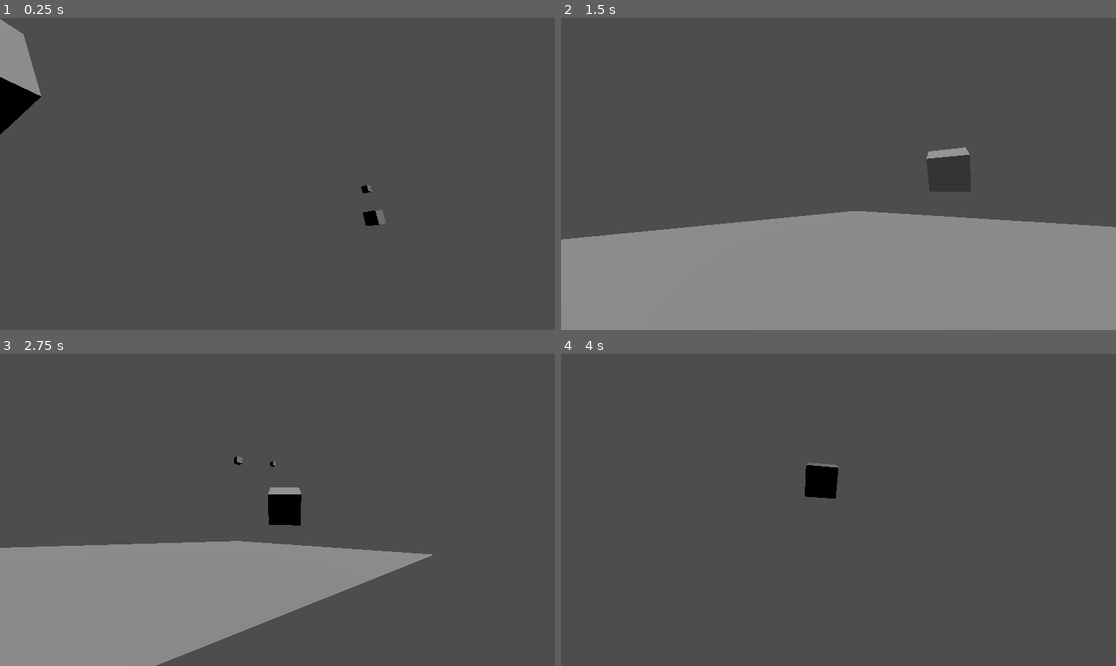
Above: before the commit, frames 1-4 (two rows, left to right).
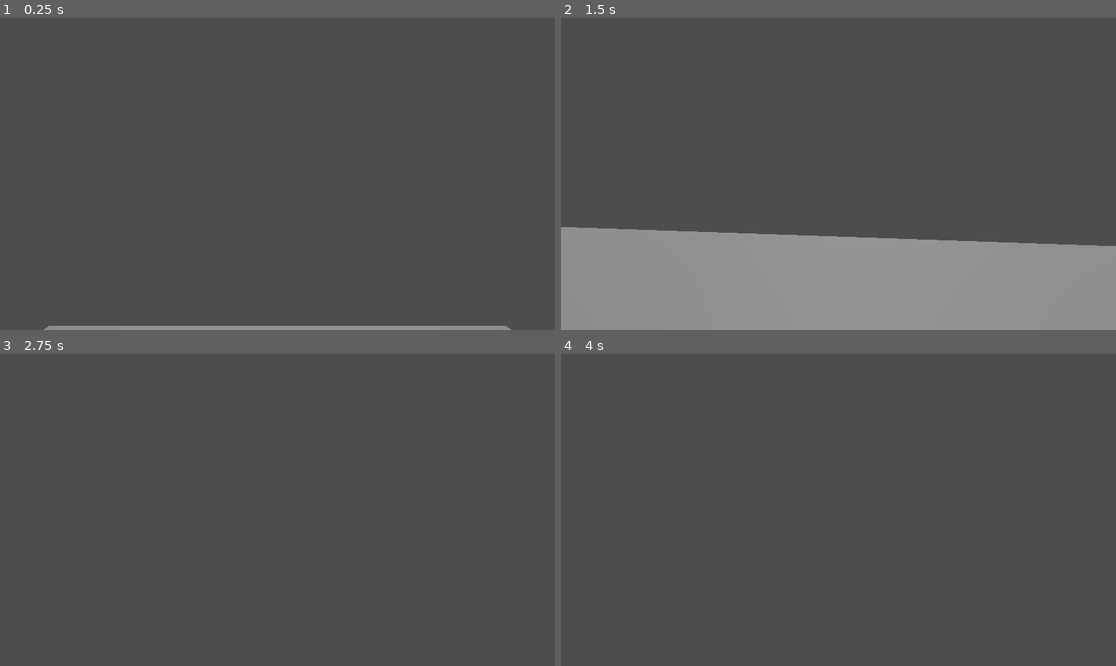
Above: after the commit, the same moments.

Repository: Esoteric-Edge-Games/Dont_Go_Back_2-
Game: Godot game, scene res://scenes/node_3d.tscn
The game is run twice, just before and just after one commit, with the same random seed, the same clock (stepped at 60 frames per second) and the same inputs.
Inputs (mouse positions are in pixels of both pictures, inside the frame that each line leads up to):
- Up to frame 1 (0.25 s): no input
- Up to frame 2 (1.5 s): tap Enter at 0.5 s; move the mouse to (866, 174) at 0.52 s; hold Shift (Sprint) 0.53-1.28 s; hold W (Move_Forward) from 0.53 s (still down); move the mouse to (810, 174) at 1.27 s; tap Shift (Sprint) at 1.35 s
- Up to frame 3 (2.75 s): keep holding W (Move_Forward); move the mouse to (288, 503) at 2.02 s; hold Shift (Sprint) from 2.03 s (still down)
- Up to frame 4 (4 s): keep holding W (Move_Forward); move the mouse to (832, 516) at 2.77 s; release Shift (Sprint) at 2.78 s; tap Shift (Sprint) at 2.85 s; move the mouse to (877, 513) at 3.52 s; hold Shift (Sprint) from 3.53 s (still down)

The runs differ from the first frame. In frame 1, 3.1% of the frame differs, in the area x 0-93%, y 0-100%; in frame 2, 6.3%; in frame 3, 22%, in the area x 0-78%, y 32-100%; in frame 4, 0.6%.
Error after the commit: Invalid access to property or key 'global_transform' on a base object of type 'null instance'. (res://Scripts/enemy_scripts/Watcher.gd:24)

Commit message:
Fix: Cambios y movimientos en el codigo

Diff:
--- a/Scripts/enemy_scripts/Watcher.gd
+++ b/Scripts/enemy_scripts/Watcher.gd
@@ -1,17 +1,12 @@
 extends StaticBody3D
+class_name Watcher
 
 #Variables y constancias que hacen que el enemigo "Watcher" spawnee
 @onready var cameraPlayer = $"../Player/Node3D/Camera3D"
 @onready var player = $"../Player"
 @onready var rng = RandomNumberGenerator.new()
-var enemyPaused = false
-var isSpawned = false
-var timePassed = 48
-var remainingTimeToSpawn = 48
-var chanceToSpawn = 100
-var just_spawned = false
-const SPAWN_OFFSET = 5.0
 
+var watcherAppears = false
 
 const ENEMY_DURATION = 3.0
 var enemyTimer = ENEMY_DURATION
@@ -19,96 +14,75 @@
 const NOT_LOOK_THRESHOLD = 3.0
 
 var orbit_angle = 0.0  # Radianes
-var orbit_speed = 1.0  # Velocidad de rotación (ajustá a gusto)
-var orbit_radius = 5.0  # Qué tan lejos orbita del jugador
+var orbit_speed = 1.0 # rotation velocity
+var orbit_radius = 5.0  # how far orbit the player
 
-var last_delta = 0.0
 
 func _physics_process(delta):
-	last_delta = delta
-	spawn_enemy()
-	pass
+	# this code make the watcher orbit the player
+	orbit_angle += orbit_speed * delta
+	var playerPosition = player.global_transform.origin
+	var x = cos(orbit_angle) * orbit_radius
+	var z = sin(orbit_angle) * orbit_radius
+	var enemy_pos = player.global_transform.origin + Vector3(x, 2.5, z)
+	# Movimiento suave hacia la nueva posición
+	global_transform.origin = global_transform.origin.lerp(enemy_pos, delta * 5.0)
+	# the watcher looks the player
+	look_at(playerPosition, Vector3.UP)
 
+	# this code make when the watcher spawn, appears in front of the player
+	var camera_forward = -cameraPlayer.global_transform.basis.z.normalized()
+	var to_enemy = (global_transform.origin - cameraPlayer.global_transform.origin).normalized()
+	var dot_value = camera_forward.dot(to_enemy)
+	if dot_value > 0.95:
+		player_is_looking_at_watcher(delta)
+	else:
+		player_is_not_looking_at_watcher(delta)
+	if enemyTimer <= 0.0:
+		print("Watcher kills the player")
+	if timeNotLookedAt >= NOT_LOOK_THRESHOLD:
+		enemy_dissapear()
+
+	if watcherAppears:
+		dragg_camera(delta)
+
+func dragg_camera(delta):
+	#This code make the camera dragg to the watcher
+	cameraPlayer.focus_on_watcher(self)
+
+func watcher_is_in_front_of_the_player():
+	watcherAppears = true
+	enemyTimer = ENEMY_DURATION
+	timeNotLookedAt = 0.0
+
+func enemy_dissapear():
+	print("Enemy disappears because player did not look")
+	restore_vars()
+
+func player_is_looking_at_watcher(delta):
+	# If the player is looking the Watcher and the "enemyTimer" is equals 0.0, the player will die
+	enemyTimer -= delta
+	timeNotLookedAt = 0.0
+	print("Player looking at enemy. Time until kill: ", enemyTimer)
+
+func player_is_not_looking_at_watcher(delta):
+	# if the player is dont looking the watcher, the watcher will disappear
+	timeNotLookedAt += delta
+	print("Player not looking at enemy for: ", timeNotLookedAt, " seconds")
 
 func restore_vars():
+	# this restore the variables for a future spawn of the watcher
 	enemyTimer = ENEMY_DURATION
 	timeNotLookedAt = 0.0
-	isSpawned = false
-	timePassed = 0.0
 	global_transform.origin = Vector3(9999, 9999, 0)
-	Global.watcherIsSpawned = false
 	cameraPlayer.unfocus_on_watcher()
-
-
+	watcherAppears = false
 
 func _ready():
 	rng.randomize()
 	Global.register_enemy(self)
 
 func spawn_enemy():
-	if just_spawned:
-# Buscar la cámara y hacer que enfoque
-		cameraPlayer.look_at_enemy_watcher = true
-		cameraPlayer.enemy_ref = self
-		cameraPlayer.focus_on_watcher(self)
-		just_spawned = false
-
-	timePassed += last_delta
-	var offset = -cameraPlayer.global_transform.basis.z
-	var playerPosition = player.global_transform.origin
-
-
-	if (isSpawned):
-
-		orbit_angle += orbit_speed * last_delta
-		var x = cos(orbit_angle) * orbit_radius
-		var z = sin(orbit_angle) * orbit_radius
-		var enemy_pos = player.global_transform.origin + Vector3(x, 2.5, z)
-		# Movimiento suave hacia la nueva posición
-		global_transform.origin = global_transform.origin.lerp(enemy_pos, last_delta * 5.0)
-		# Que mire al jugador siempre
-		look_at(playerPosition, Vector3.UP)
-
-		var camera_forward = -cameraPlayer.global_transform.basis.z.normalized()
-		var to_enemy = (global_transform.origin - cameraPlayer.global_transform.origin).normalized()
-		var dot_value = camera_forward.dot(to_enemy)
-		if dot_value > 0.95:
-			player_is_looking_at_watcher(last_delta)
-		else:
-			player_is_not_looking_at_watcher(last_delta)
-		if enemyTimer <= 0.0:
-			print("Watcher kills the player")
-
-		if timeNotLookedAt >= NOT_LOOK_THRESHOLD:
-			despawn_enemy()
-
-	elif not isSpawned:
-		if timePassed >= remainingTimeToSpawn:
-			print("Trying to spawn Watcher in front")
-			if rng.randf_range(0, 100) < chanceToSpawn:
-				remainingTimeToSpawn = 12
-				chanceToSpawn = 70
-				isSpawned = true
-				just_spawned = true
-				enemyTimer = ENEMY_DURATION
-				timeNotLookedAt = 0.0
-			else:
-				print("Enemy did no spawn this time")
-
-
-func despawn_enemy():
-	print("Enemy disappears because player did not look")
-	restore_vars()
-
-	print("Watcher Despawned")
-	isSpawned = false
-
-
-func player_is_looking_at_watcher(delta):
-		enemyTimer -= delta
-		timeNotLookedAt = 0.0
-		print("Player looking at enemy. Time until kill: ", enemyTimer)
-
-func player_is_not_looking_at_watcher(delta):
-		timeNotLookedAt += delta
-		print("Player not looking at enemy for: ", timeNotLookedAt, " seconds")
+	var enemy = Watcher.new()
+	print("Watcher Spawneado")
+	add_child(enemy)
--- a/scenes/node_3d.tscn
+++ b/scenes/node_3d.tscn
@@ -2,7 +2,7 @@
 
 [ext_resource type="Script" uid="uid://dr4kirflru27g" path="res://Scripts/main_game.gd" id="1_ns6u7"]
 [ext_resource type="Script" uid="uid://debe6m436sgay" path="res://Scripts/player.gd" id="2_5t4e2"]
-[ext_resource type="Script" uid="uid://gyjgknk41w1k" path="res://Scripts/enemy_scripts/Watcher.gd" id="3_5t4e2"]
+[ext_resource type="Script" uid="uid://gyjgknk41w1k" path="res://Scripts/enemy_scripts/watcher.gd" id="3_5t4e2"]
 [ext_resource type="Script" uid="uid://cq4n44d8x82ak" path="res://Scripts/enemy_scripts/enemy_1.gd" id="4_xvgsr"]
 [ext_resource type="Script" uid="uid://eyny7ktdunqt" path="res://Scripts/enemy_scripts/enemy_2.gd" id="5_oqwcg"]
 
